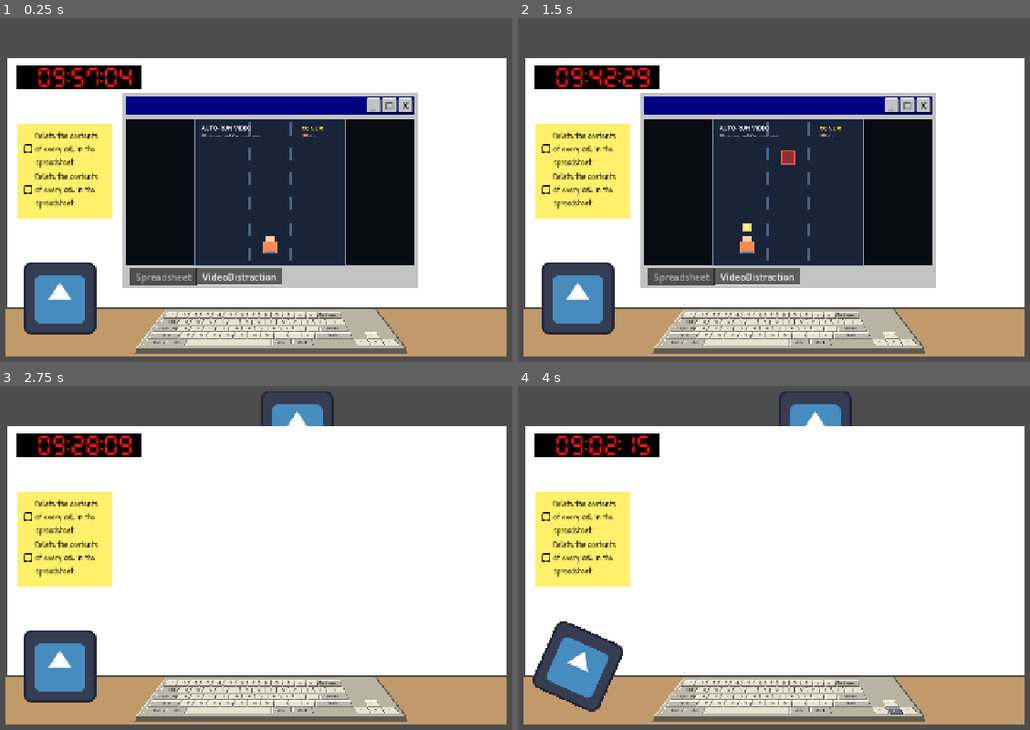
Above: before the commit, frames 1-4 (two rows, left to right).
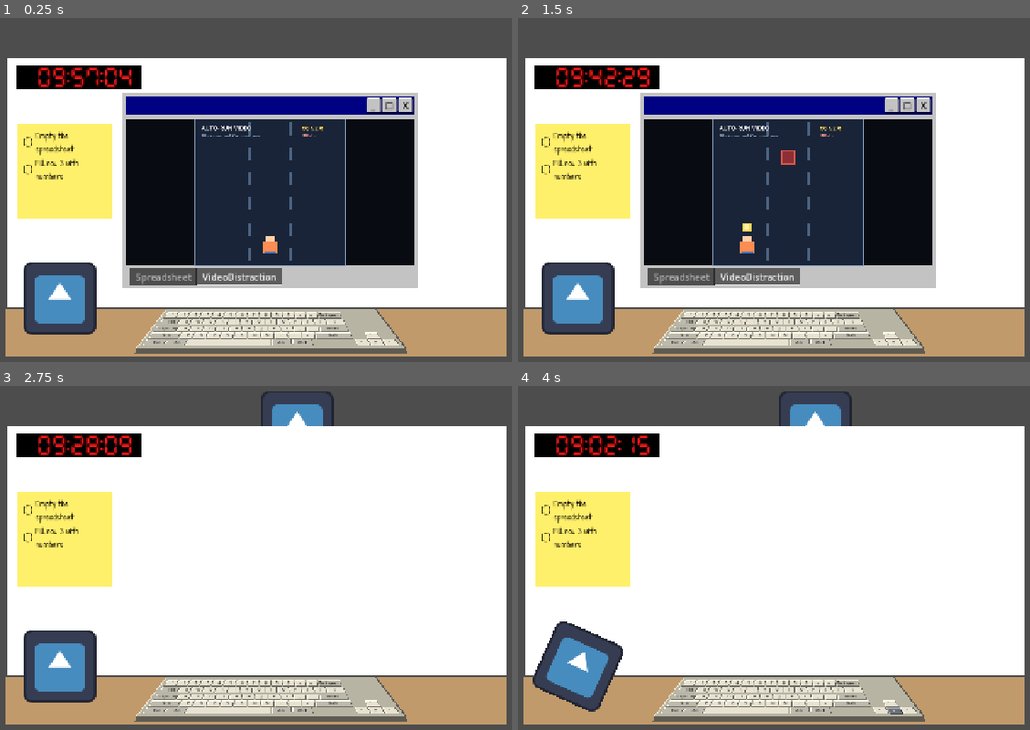
Above: after the commit, the same moments.

Repository: Jelleas/gmtk-2026
Game: Godot game, scene res://src/office/office.tscn
The game is run twice, just before and just after one commit, with the same random seed, the same clock (stepped at 60 frames per second) and the same inputs. This scene is started directly instead of the project's main scene. The engine's default icon, where the game draws it, is replaced by a stand-in: a white triangle on a blue panel in a dark square.
Inputs (mouse positions are in pixels of both pictures, inside the frame that each line leads up to):
- Up to frame 1 (0.25 s): no input
- Up to frame 2 (1.5 s): click "_" at 0.5 s; click "□" at 1.25 s
- Up to frame 3 (2.75 s): click "X" at 2 s
- Up to frame 4 (4 s): tap Enter at 2.75 s; move the mouse to (579, 664) at 2.77 s; hold Right 2.78-3.53 s; tap 0 at 2.85 s; click (579, 664) at 2.92 s; move the mouse to (625, 582) at 3.52 s; hold Down from 3.53 s (still down); tap 1 at 3.6 s

The runs differ from the first frame. In frame 1, 0.8% of the frame differs, in the area x 4-20%, y 32-56%; in frame 2, 0.8%; in frame 3, 0.8%; in frame 4, 0.8%.

Commit message:
short task descr

Diff:
--- a/src/computer/task/empty_spreadsheet_task.gd
+++ b/src/computer/task/empty_spreadsheet_task.gd
@@ -3,8 +3,8 @@
 
 func _init(spreadsheet: Spreadsheet) -> void:
 	super._init(
+		"Empty",
 		"Empty the spreadsheet",
-		"Delete the contents of every cell in the spreadsheet.",
 		spreadsheet,
 	)
 	spreadsheet.cell_text_changed.connect(_on_cell_text_changed)
--- a/src/computer/task/fill_row_task.gd
+++ b/src/computer/task/fill_row_task.gd
@@ -26,8 +26,8 @@
 	spreadsheet.cell_text_changed.connect(_on_cell_text_changed)
 
 	super._init(
-		"Fill the first row",
-		"Enter a number in every cell of the spreadsheet's %s row." % [ROW_NUMBERS[row_number]],
+		"Fill row %s" % [row_number],
+		"Fill row %s with numbers" % [row_number],
 		spreadsheet,
 	)
 
--- a/src/computer/task/task_store.gd
+++ b/src/computer/task/task_store.gd
@@ -13,12 +13,24 @@
 	EventBus.task_completed.connect(on_task_completed)
 
 func assign_new_task() -> Task:
-	var task_type: Script = TASK_TYPES[randi() % TASK_TYPES.size()]
+	var available_types := TASK_TYPES.filter(func(task_type: Script) -> bool:
+		return not _has_active_task_of_type(task_type)
+	)
+	if available_types.is_empty():
+		return null
+
+	var task_type: Script = available_types[randi() % available_types.size()]
 	var task: Task = task_type.new(spreadsheet)
 	active_tasks.append(task)
 
 	EventBus.task_added.emit(task)
 	return task
 
+func _has_active_task_of_type(task_type: Script) -> bool:
+	for task in active_tasks:
+		if task.get_script() == task_type:
+			return true
+	return false
+
 func on_task_completed(task: Task) -> void:
 	active_tasks.erase(task)
